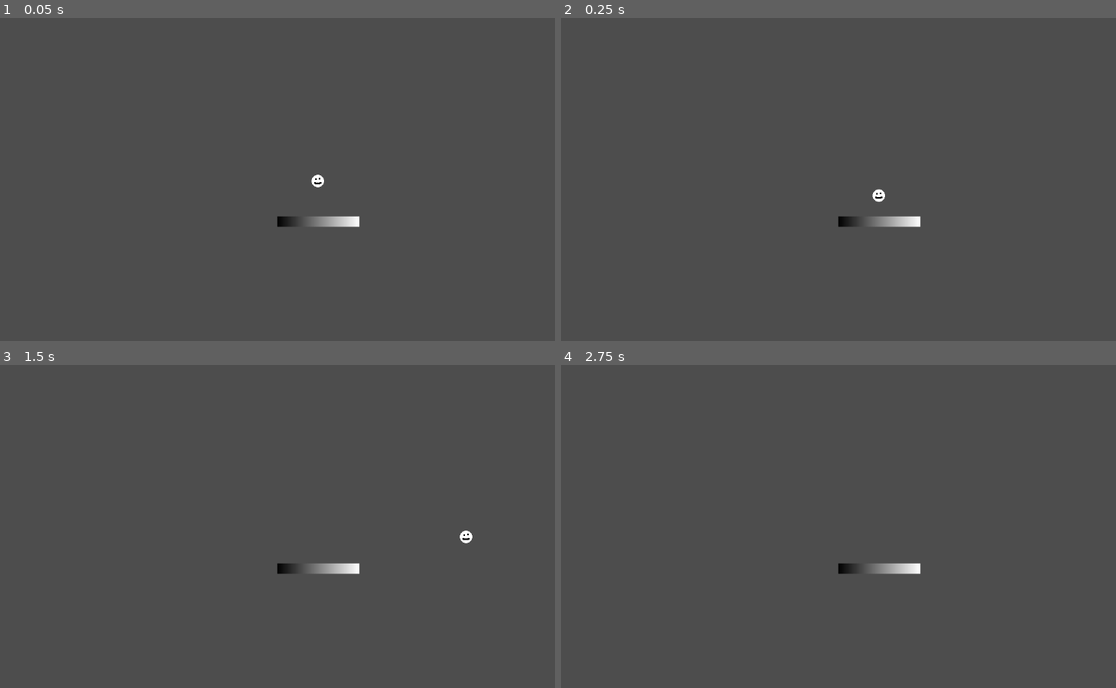
Above: before the commit, frames 1-4 (two rows, left to right).
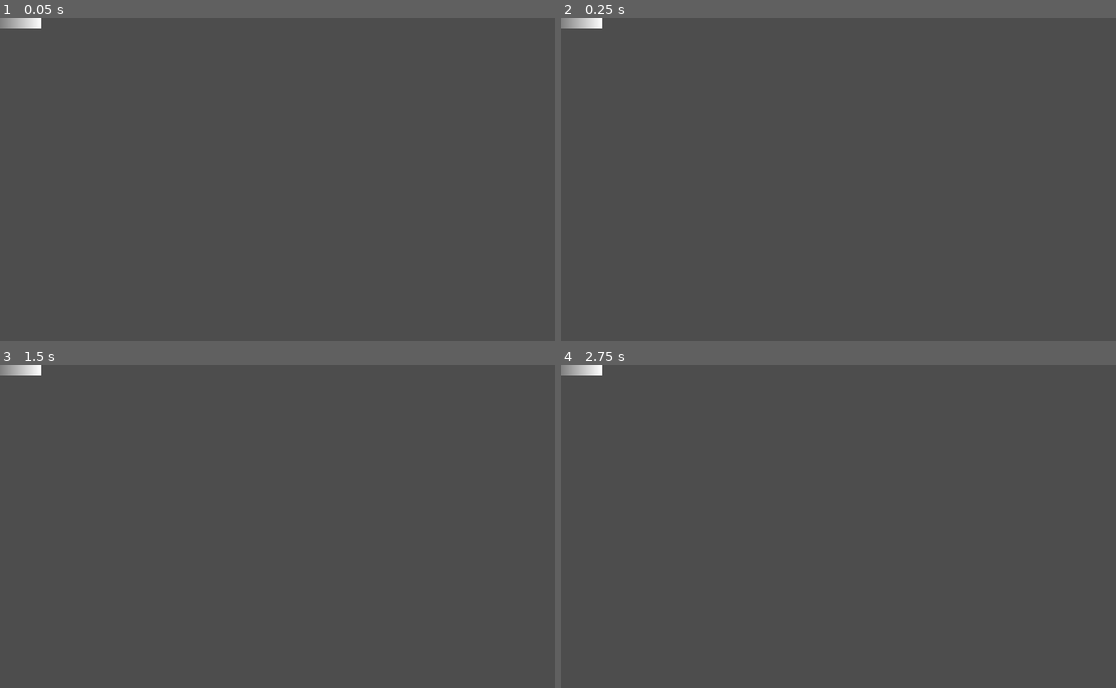
Above: after the commit, the same moments.

Repository: PsychicDigit/toast-game
Game: Godot game, scene res://scenes/main.tscn
Two runs of this game, one before a commit and one after it. Both use one fixed random seed, a clock stepped at 60 frames per second and the inputs below.
Inputs:
- Up to frame 1 (0.05 s): no input
- Up to frame 2 (0.25 s): no input
- Up to frame 3 (1.5 s): hold Right (ui_right) from 0.53 s (still down); tap W (jump) at 0.77 s
- Up to frame 4 (2.75 s): tap W (jump) at 1.52 s; release Right (ui_right) at 2.03 s; hold Left (ui_left) from 2.03 s (still down)

The runs differ from the first frame. In frame 1, 0.7% of the frame differs, in the area x 0-65%, y 0-65%; in frame 2, 0.7%; in frame 3, 0.7%; in frame 4, 0.6%.

Commit message:
Fixed transformed main scene

Diff:
--- a/scenes/main.tscn
+++ b/scenes/main.tscn
@@ -4,7 +4,6 @@
 [ext_resource type="PackedScene" uid="uid://efhinfd37cem" path="res://scenes/platform.tscn" id="2_sugp2"]
 
 [node name="Main" type="Node2D"]
-position = Vector2(612, 382)
 
 [node name="Toast" parent="." instance=ExtResource("1_0wfyh")]
 position = Vector2(-1, -69)
